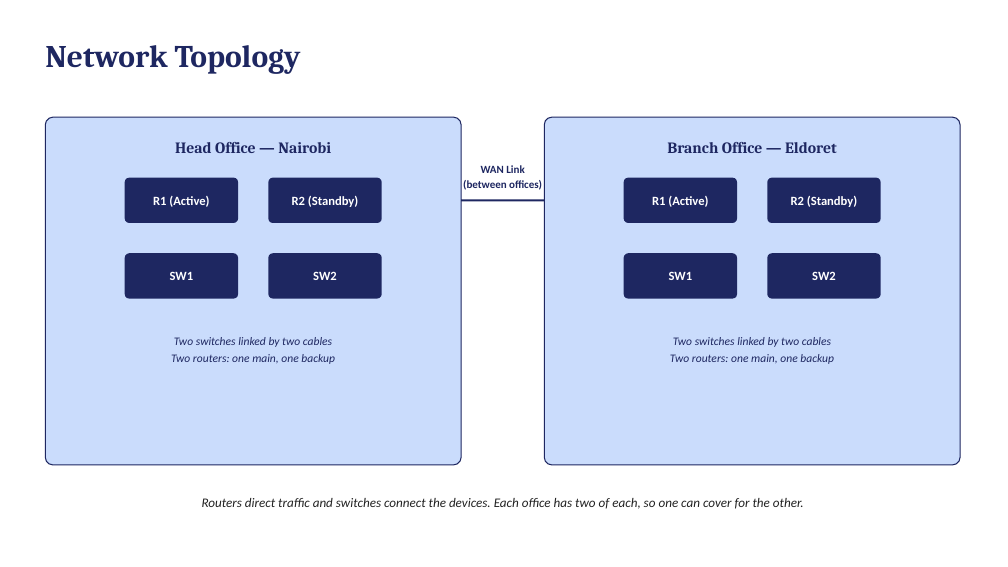
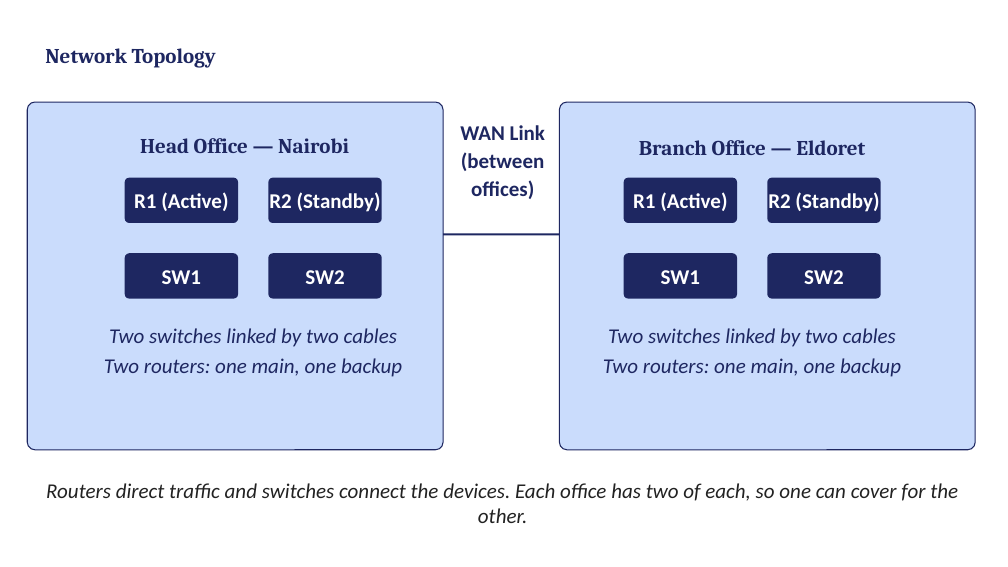
Before and after one commit to jeropannette/KIBET_ANNETTE_CCNA3PROJECT, a slide deck: slide 4 of KIBET_ANNETTE_CCNA3Project.pptx. Drawn at 1008x567 pixels with LibreOffice and Linux fonts; fonts in the diff are those of the drawing. Boxes give left, top, right and bottom in pixels: in the first picture for what was removed or moved away, otherwise in the second. Text is boxed around its words. In the diff, an @@ line names an element or a change of style, - is before the commit and + after.

```diff
--- a/KIBET_ANNETTE_CCNA3Project.pptx
+++ b/KIBET_ANNETTE_CCNA3Project.pptx
@@ text "Network Topology" at <box>45,48,216,68</box>: size 30 to 20 pt @@
@@ rounded rectangle: place and size @@
-rounded rectangle at <box>45,117,461,465</box>
+rounded rectangle at <box>27,102,443,450</box>
@@ rounded rectangle: place and size @@
-rounded rectangle at <box>544,117,960,465</box>
+rounded rectangle at <box>560,102,975,450</box>
@@ text "Head Office — Nairobi" at <box>140,138,349,153</box>: size 15 to 20 pt @@
@@ text "Head Office — Nairobi": place and size @@
-text "Head Office — Nairobi" at <box>175,142,331,153</box>
+text "Head Office — Nairobi" at <box>140,138,349,153</box>
@@ text "WAN Link": place and size @@
-text "WAN Link" at <box>463,165,542,190</box>
+text "WAN Link" at <box>460,125,545,199</box>
@@ text "WAN Link" at <box>460,125,545,199</box>: size 10.5 to 20 pt @@
@@ text "Branch Office — Eldoret" at <box>639,140,865,155</box>: size 15 to 20 pt @@
@@ line moved from (461, 200) - (544, 200) to (443, 234) - (560, 234) @@
@@ size 12 to 20 pt in 8 elements at <box>134,192,228,211</box>, <box>269,192,381,212</box>, <box>162,270,201,284</box>, <box>305,270,344,284</box>, <box>633,192,727,211</box>, <box>768,192,879,212</box>, <box>661,270,700,284</box>, <box>804,270,843,284</box> @@
@@ text "Two switches linked by two ..." at <box>104,328,402,377</box>: size 11 to 20 pt @@
@@ text "Two switches linked by two ..." at <box>603,328,901,377</box>: size 11 to 20 pt @@
@@ text "Routers direct traffic and switches ..." at <box>46,483,958,523</box>: size 12.5 to 20 pt @@
```
Also in this commit, not shown: 11 other slides changed.
